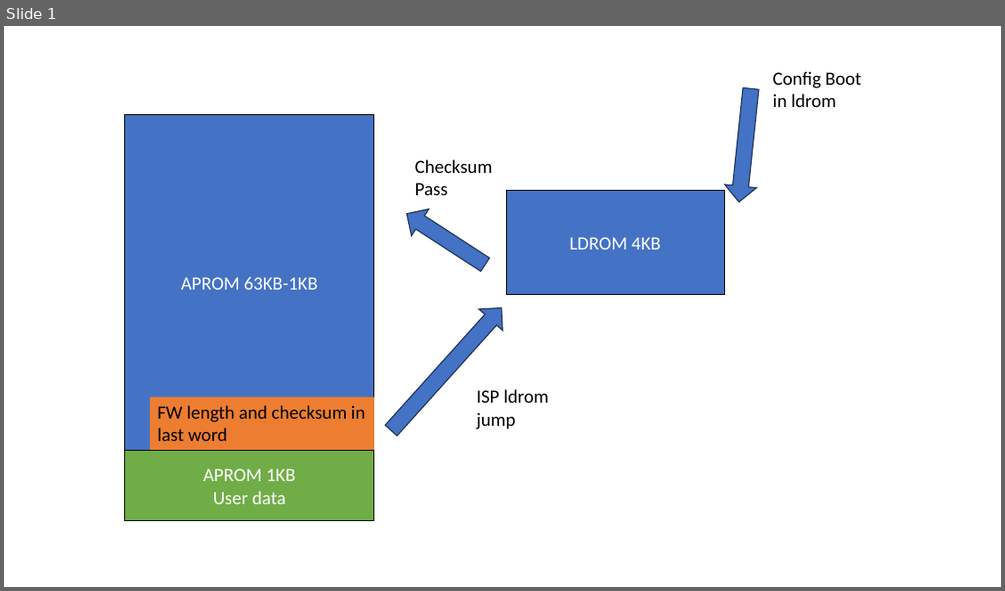
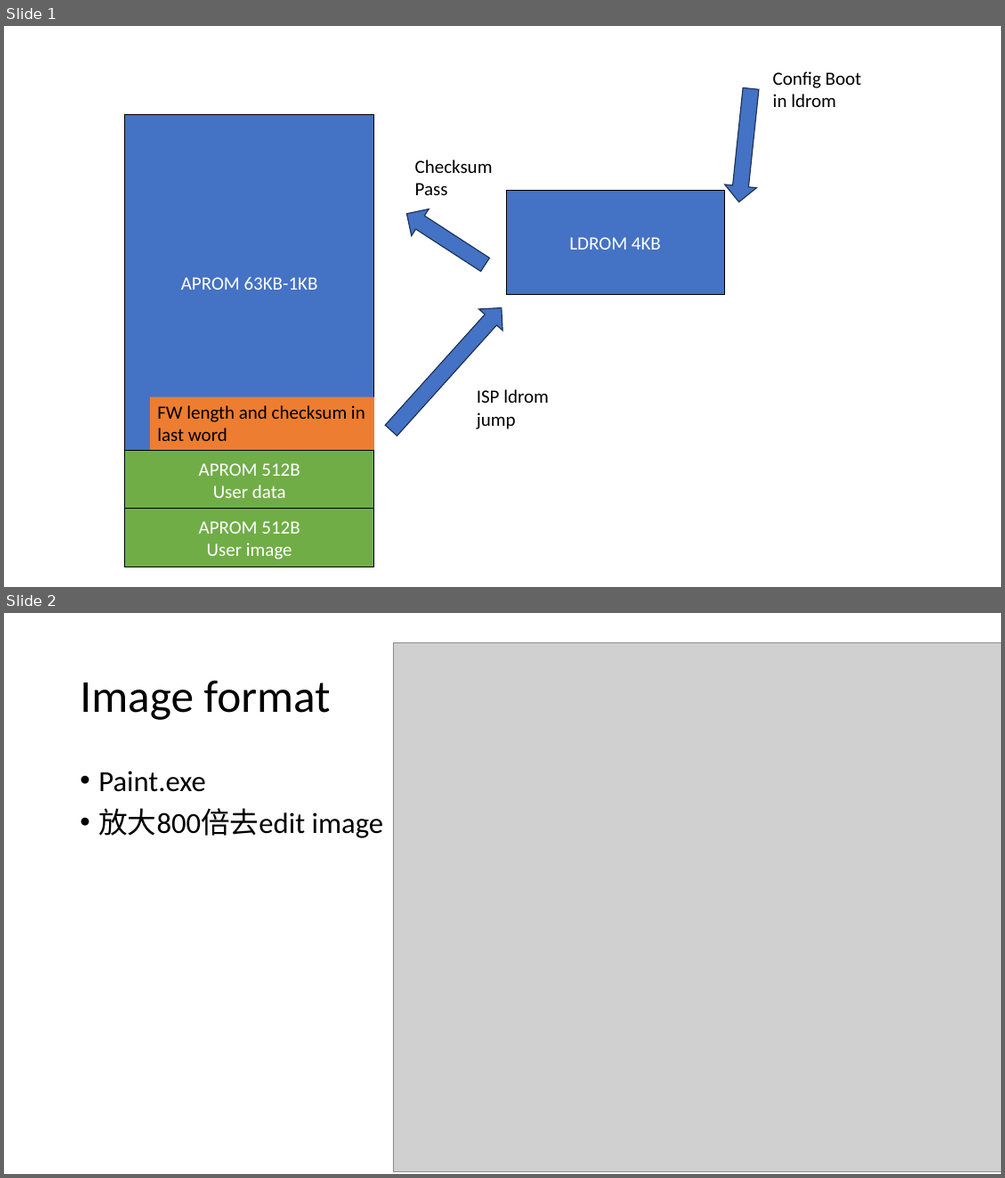
Before and after one commit to Jen-Chih-Liu/M251-Magic-Board-ISP, a slide deck: magic board memory plan.pptx. Shown one above the other, each under a label of ours: slide 1 before the commit, slides 1 and 2 after it. The pictures are 1005x591 and 1005x1178 pixels, drawn with LibreOffice and Linux fonts; fonts in the diff are those of the drawing; grey boxes stand for pictures. Boxes give left, top, right and bottom in pixels: in the first picture for what was removed or moved away, otherwise in the second. Text is boxed around its words. In the diff, an @@ line names an element or a change of style, - is before the commit and + after.

Commit message:
add image block erase program and update rtc command

```diff
--- a/magic board memory plan.pptx
+++ b/magic board memory plan.pptx
@@ slide 2 added at (4, 613, 1001, 1174), background #FFFFFF @@
@@ picture added at (393, 643, 1001, 1172) @@
@@ title added at (80, 681, 331, 720), 44 pt, text #000000 @@
+Image format
@@ text added at (98, 771, 384, 838), 28 pt, text #000000 @@
+• Paint.exe
+• 放大800倍去edit image
@@ slide 1 changed as well @@
@@ rectangle "APROM 512B": place and size @@
-rectangle "APROM 512B" at (125, 450, 374, 521)
+rectangle "APROM 512B" at (125, 450, 374, 508)
@@ text in rectangle at (199, 463, 299, 475): text changed @@
-APROM 1KB
+APROM 512B
@@ rectangle added at (125, 508, 374, 566), fill #70AD47, outline #000000 1 pt, 18 pt, text #FFFFFF @@
+APROM 512B
+User image
```
Also in this commit, not shown: 13 other files.
